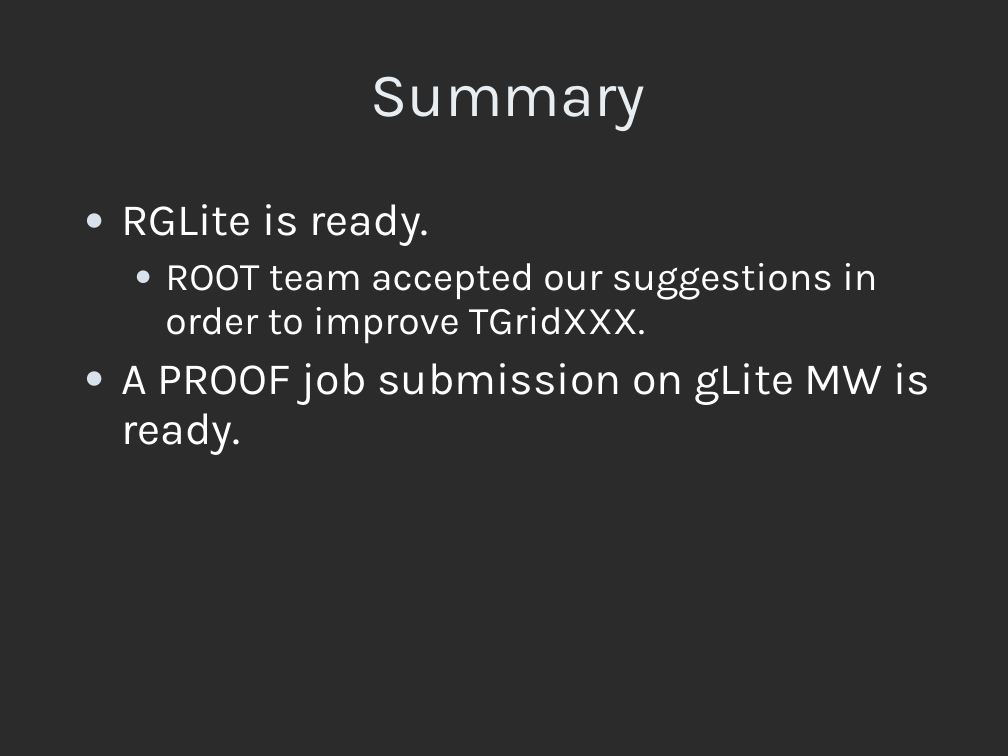
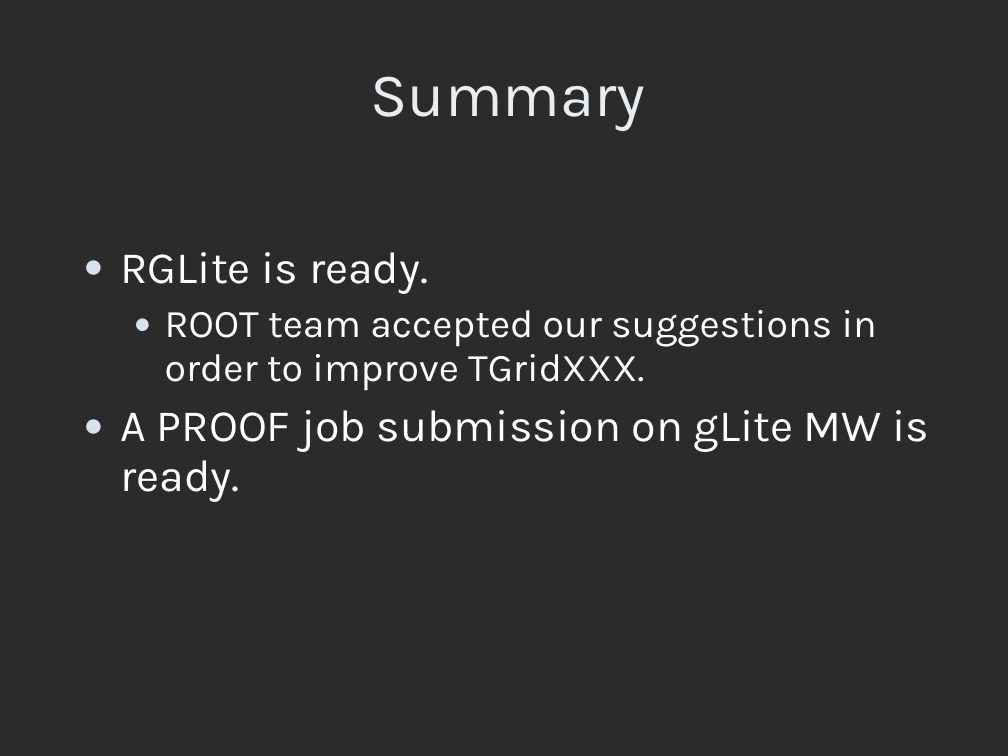
Before and after one commit to AnarManafov/PoDDocumentation, a slide deck: slide 8 of HEPCG-Workshops/2007-Jun/HEPCG-Workshops-2007-Jun(GSI).ppt. Drawn at 1008x756 pixels with LibreOffice and Linux fonts; fonts in the diff are those of the drawing; background and template pictures are left out; a plain dark background stands for a picture behind light text. Boxes give left, top, right and bottom in pixels: in the first picture for what was removed or moved away, otherwise in the second. Text is boxed around its words. In the diff, an @@ line names an element or a change of style, - is before the commit and + after.

```diff
--- a/HEPCG-Workshops/2007-Jun/HEPCG-Workshops-2007-Jun(GSI).ppt
+++ b/HEPCG-Workshops/2007-Jun/HEPCG-Workshops-2007-Jun(GSI).ppt
@@ text "RGLite is ready.": place and size @@
-text "RGLite is ready." at (121, 204, 930, 455)
+text "RGLite is ready." at (121, 252, 930, 502)
```
Also in this commit, not shown: 1 other slide changed.
